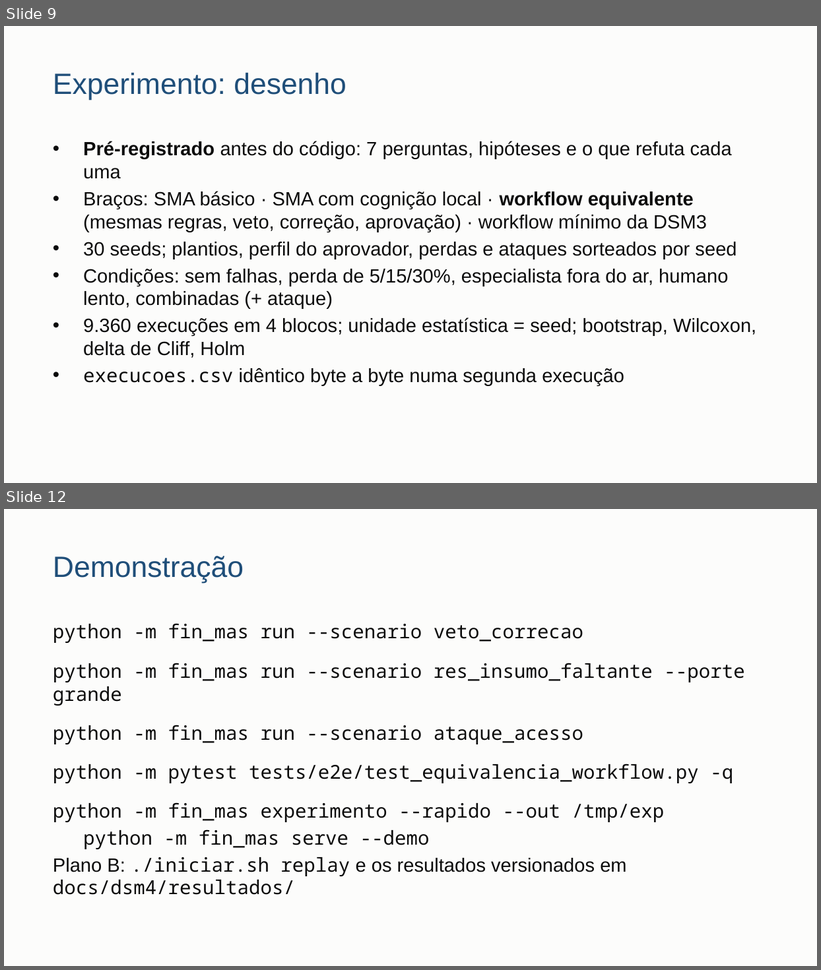
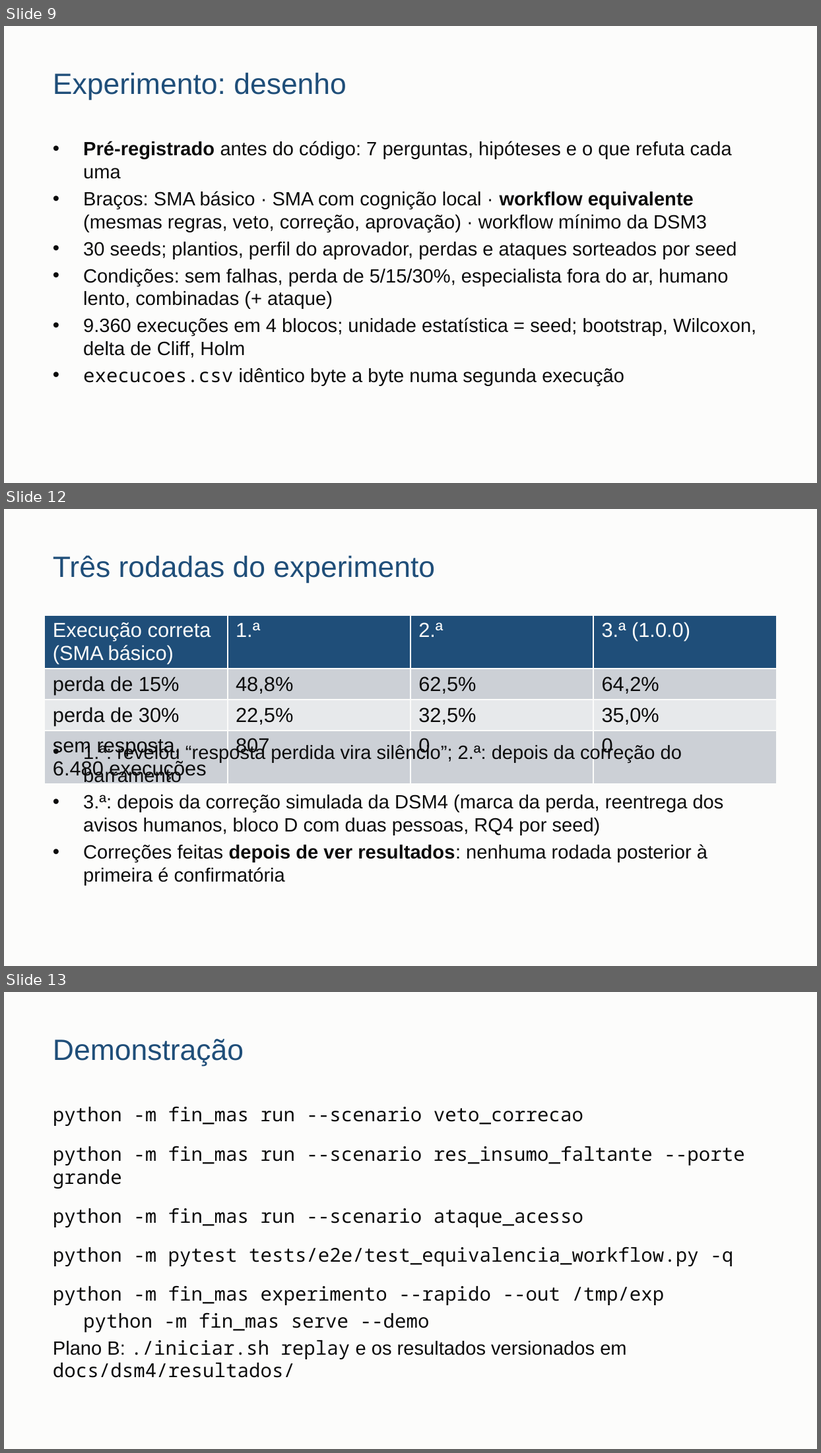
Before and after one commit to danrley-ribeiro/fin-dept-multiagents-project, a slide deck: entregas/dsm4/apresentacao/DSM4-apresentacao.pptx. Shown one above the other, each under a label of ours: slides 9 and 12 before the commit, slides 9, 12 and 13 after it; the slides between them are not shown. The pictures are 821x970 and 821x1453 pixels, drawn with LibreOffice and Linux fonts; fonts in the diff are those of the drawing. Boxes give left, top, right and bottom in pixels: in the first picture for what was removed or moved away, otherwise in the second. Text is boxed around its words. In the diff, an @@ line names an element or a change of style, - is before the commit and + after.

Commit message:
chore(dsm4): apresentação regenerada com as três rodadas

```diff
--- a/entregas/dsm4/apresentacao/DSM4-apresentacao.pptx
+++ b/entregas/dsm4/apresentacao/DSM4-apresentacao.pptx
@@ slide 12 added at (4,509,817,966), background #FCFCFB @@
@@ title added at (53,555,435,583), 26 pt, text #1F4E79 @@
+Três rodadas do experimento
@@ table added at (45,615,776,782), 4 rows, 4 columns @@
+Execução correta (SMA básico) | 1.ª | 2.ª | 3.ª (1.0.0)
+perda de 15% | 48,8% | 62,5% | 64,2%
+perda de 30% | 22,5% | 32,5% | 35,0%
+sem resposta, 6.480 execuções | 807 | 0 | 0
@@ text added at (83,744,724,885), 17 pt, text #0B0B0B @@
+• 1.ª: revelou “resposta perdida vira silêncio”; 2.ª: depois da correção do barramento
+• 3.ª: depois da correção simulada da DSM4 (marca da perda, reentrega dos avisos humanos, bloco D com duas pessoas, RQ4 por seed)
+• Correções feitas depois de ver resultados: nenhuma rodada posterior à primeira é confirmatória
@@ what was slide 12 is now slide 13 @@
```
Also in this commit, not shown: 4 slides changed.
